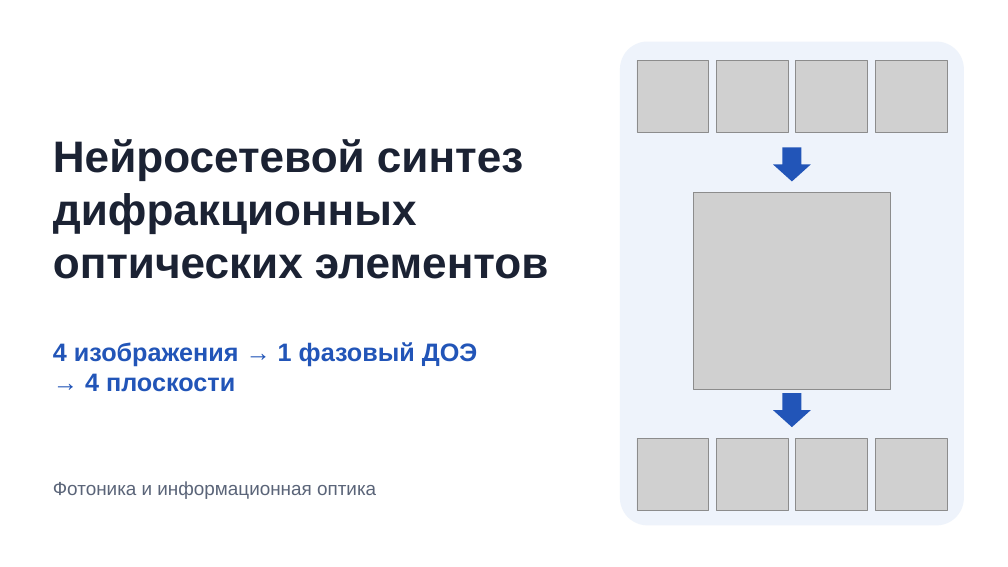
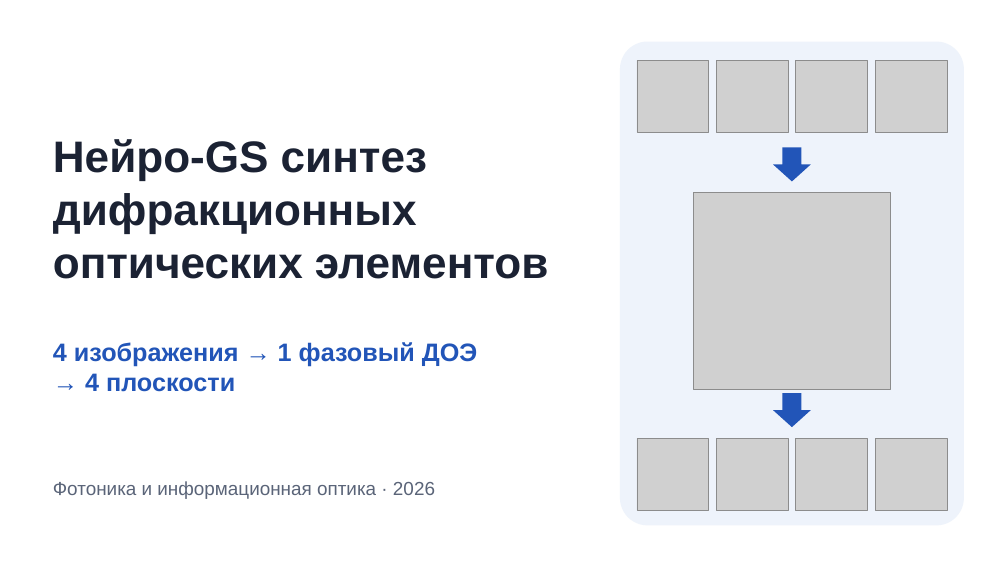
Before and after one commit to Danila331/fotonika-mifi, a slide deck: slide 1 of presentation/presentation.pptx. Drawn at 1008x567 pixels with LibreOffice and Linux fonts; fonts in the diff are those of the drawing; grey boxes stand for pictures. Boxes give left, top, right and bottom in pixels: in the first picture for what was removed or moved away, otherwise in the second. Text is boxed around its words. In the diff, an @@ line names an element or a change of style, - is before the commit and + after.

```diff
--- a/presentation/presentation.pptx
+++ b/presentation/presentation.pptx
@@ text at box(53, 139, 548, 279): text changed @@
-Нейросетевой синтез дифракционных оптических элементов
+Нейро-GS синтез дифракционных оптических элементов
@@ text at box(53, 481, 435, 499): text changed @@
-Фотоника и информационная оптика
+Фотоника и информационная оптика · 2026
```
Also in this commit, not shown: 5 other slides changed, 1 slide added, 1 slide removed, 52 other files.
